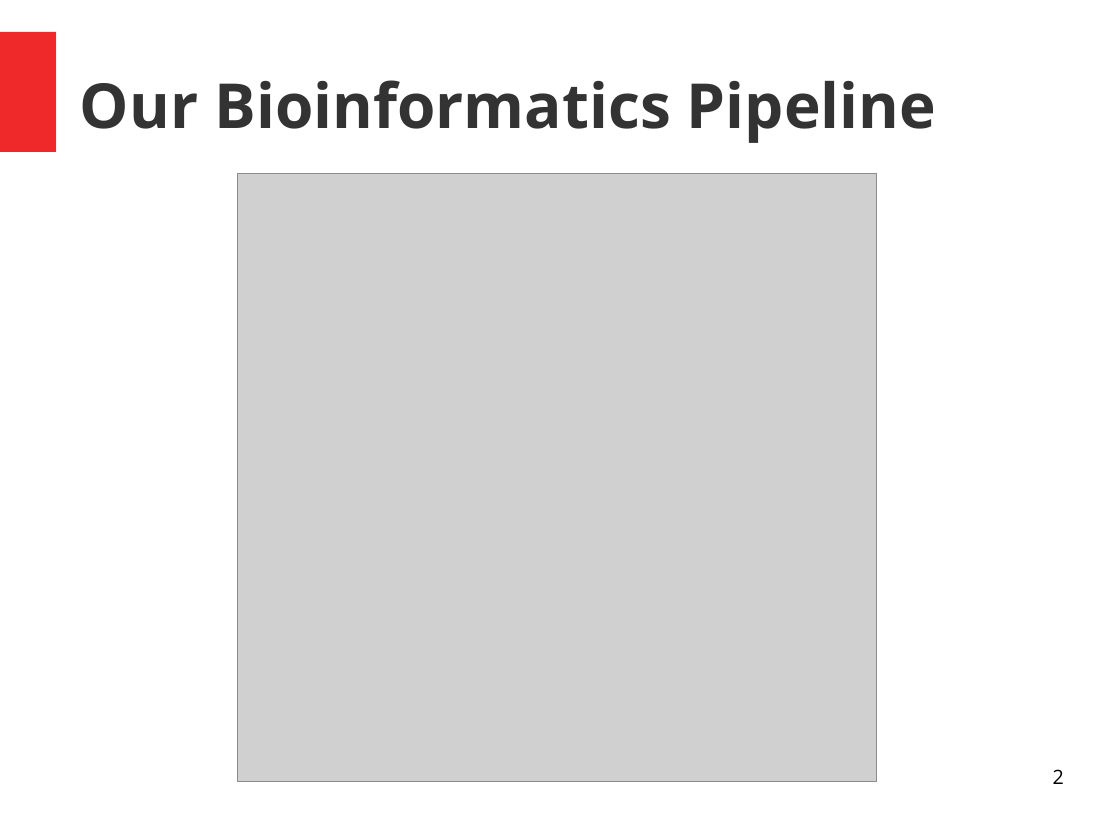
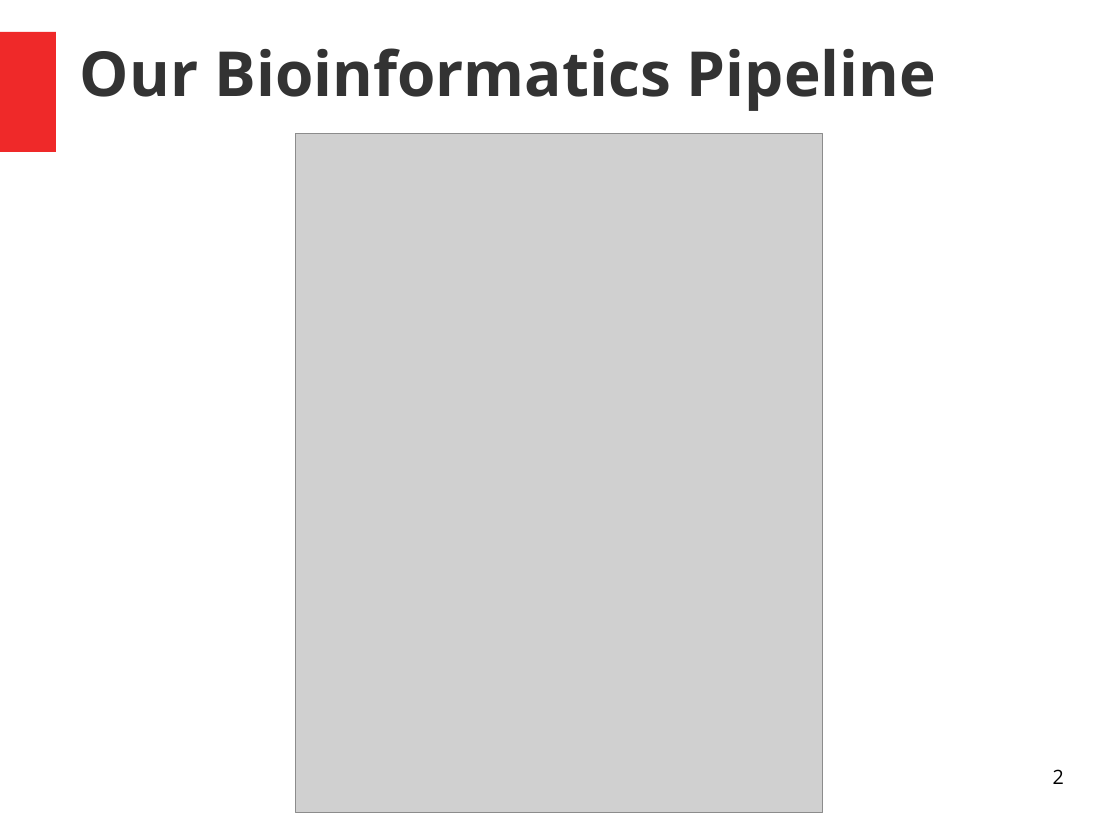
Before and after one commit to billytaj/parkinson_int_meta_pipe, a slide deck: slide 2 of Documentation/mbd_quick_2.odp. Drawn at 1120x840 pixels with LibreOffice and Linux fonts; fonts in the diff are those of the drawing; grey boxes stand for pictures. Boxes give left, top, right and bottom in pixels: in the first picture for what was removed or moved away, otherwise in the second. Text is boxed around its words. In the diff, an @@ line names an element or a change of style, - is before the commit and + after.

```diff
--- a/Documentation/mbd_quick_2.odp
+++ b/Documentation/mbd_quick_2.odp
@@ title "Our Bioinformatics Pipeline": place and size @@
-title "Our Bioinformatics Pipeline" at [80,80,936,143]
+title "Our Bioinformatics Pipeline" at [80,48,936,111]
@@ picture: place and size @@
-picture at [238,174,877,783]
+picture at [296,133,823,813]
```
Also in this commit, not shown: 5 other slides changed, 2 other files.
